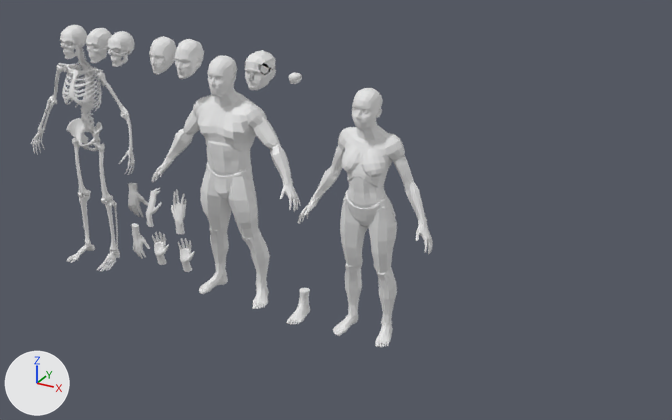
An edit to the Blender file Blender/Arms/GenericBodies.blend, drawn before and after from the same camera.
Rendered twice from a 50 mm lens placed at (3.36, -4.67, 3.14), pointed at (0.76, 0.05, 0.78). The axes (+X, +Y, +Z) are drawn at lower left. The lights are the same throughout. The older version comes first.

Objects in the first picture: 'Cube', 'GEO-belly_male_primitive_realistic', 'GEO-breasts_primitive_female_realistic', 'GEO-chest_male_primitive_realistic', 'GEO-chest_primitive_female_realistic', 'GEO-head_male_primitive_realistic', 'GEO-leg_upper_male_primitive_realistic.L', 'GEO-leg_upper_male_primitive_realistic.R', 'GEO-leg_upper_primitive_female_realistic.L', 'GEO-leg_upper_primitive_female_realistic.R', 'GEO-skeletion.ripcage', 'Head - Generic Topology' and 58 more.
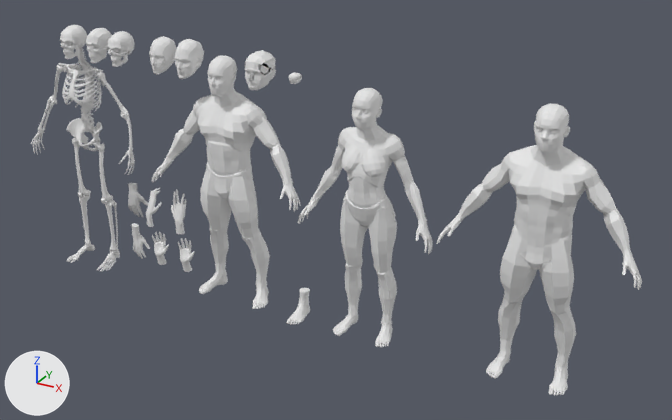
Edits to the bpy script that builds the scene:
```text
Add me_geo_ear_male_primitive_realistic_001:
    me_geo_ear_male_primitive_realistic_001.from_pydata(...)  # 2805 vertices, 2766 faces; spans x -0.58..0.58, y -0.18..0.12, z 0.0..1.7
Add me_geo_eye_male_primitive_realistic_001:
    me_geo_eye_male_primitive_realistic_001.from_pydata(...)  # 162 vertices, 160 faces; spans x -0.0518..0.0518, y -0.1312..-0.1224, z 1.5658..1.5979
Add ob_geo_eye_male_primitive_realistic_l_001:
    ob_geo_eye_male_primitive_realistic_l_001 = bpy.data.objects.new('GEO-eye_male_primitive_realistic.L.001', me_geo_eye_male_primitive_realistic_001)
    ob_geo_eye_male_primitive_realistic_l_001.parent = ob_geo_ear_male_primitive_realistic_l_001
    ob_geo_eye_male_primitive_realistic_l_001.location = (0.0, 0.0, 0.0)
Add ob_geo_ear_male_primitive_realistic_l_001:
    ob_geo_ear_male_primitive_realistic_l_001 = bpy.data.objects.new('GEO-ear_male_primitive_realistic.L.001', me_geo_ear_male_primitive_realistic_001)
    ob_geo_ear_male_primitive_realistic_l_001.location = (2.102, 0.0, 0.0)
```

Changed parts and their boxes [x1, y1, x2, y2] in the pictures (672 x 420 px):
'GEO-ear_male_primitive_realistic.L.001', added: after [437, 104, 642, 395]
'GEO-eye_male_primitive_realistic.L.001', added: after [537, 128, 556, 133]
